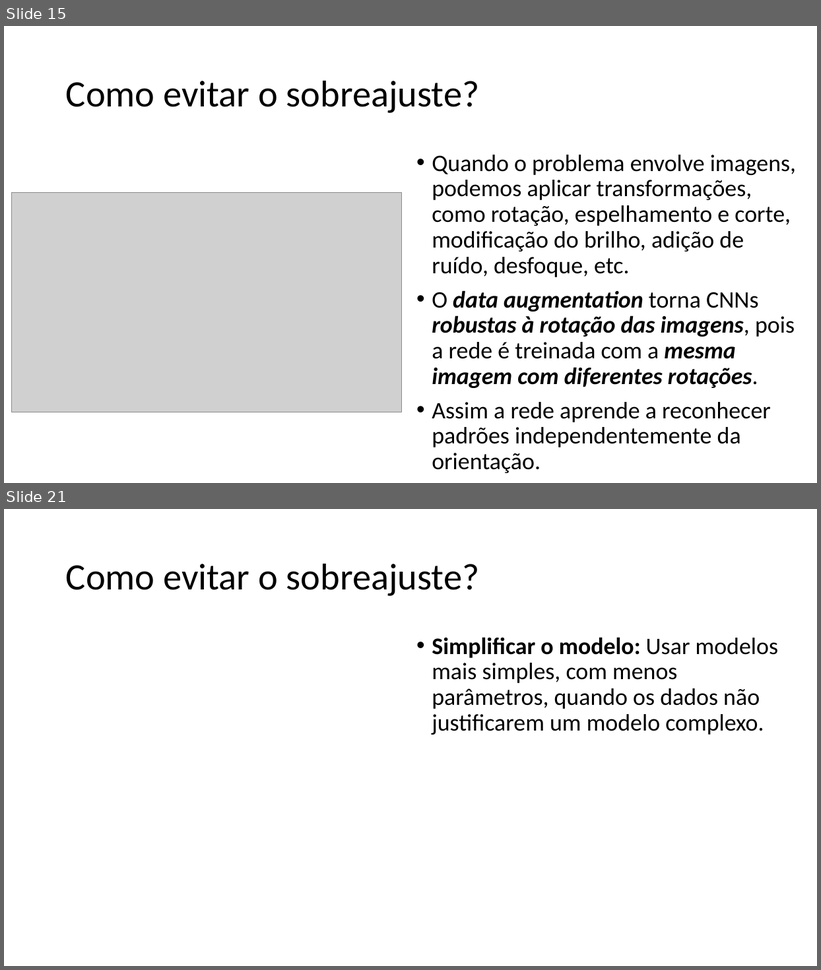
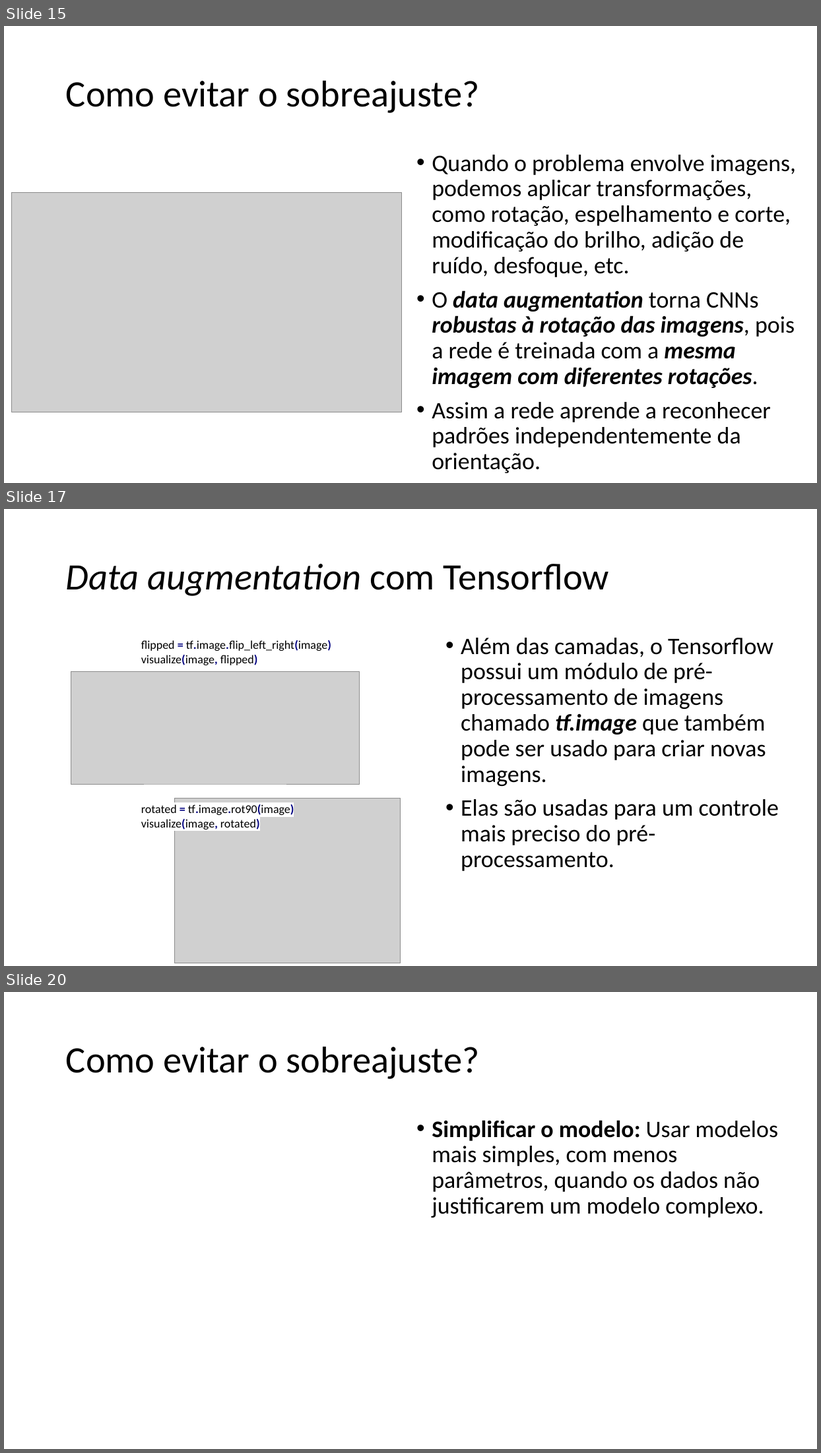
Before and after one commit to zz4fap/tp557-iot-ml, a slide deck: slides/TP557_13_Prevenindo_o_sobreajuste.pptx. Shown one above the other, each under a label of ours: slides 15 and 21 before the commit, slides 15, 17 and 20 after it; the slides between them are not shown. The pictures are 821x970 and 821x1453 pixels, drawn with LibreOffice and Linux fonts; fonts in the diff are those of the drawing; grey boxes stand for pictures. Boxes give left, top, right and bottom in pixels: in the first picture for what was removed or moved away, otherwise in the second. Text is boxed around its words. In the diff, an @@ line names an element or a change of style, - is before the commit and + after.

```diff
--- a/slides/TP557_13_Prevenindo_o_sobreajuste.pptx
+++ b/slides/TP557_13_Prevenindo_o_sobreajuste.pptx
@@ slide 17 added at [4,509,817,966], background #FFFFFF @@
@@ title added at [66,564,609,596], 44 pt, text #000000, italic @@
+Data augmentation com Tensorflow
@@ text added at [141,640,331,665], 14 pt, text #000000 @@
+flipped = tf.image.flip_left_right(image)
+visualize(image, flipped)
@@ text added at [461,638,779,871], 28 pt, text #000000 @@
+• Além das camadas, o Tensorflow possui um módulo de pré-processamento de imagens chamado tf.image que também pode ser usado para criar novas imagens.
+• Elas são usadas para um controle mais preciso do pré-processamento.
@@ picture added at [71,671,360,784] @@
@@ text added at [141,804,294,830], 14 pt, text #000000 @@
+rotated = tf.image.rot90(image)
+visualize(image, rotated)
@@ picture added at [175,799,401,964] @@
@@ what was slide 21 is now slide 20 @@
```
Also in this commit, not shown: 1 slide changed, 1 other slide added, 3 slides removed, 2 other files.
